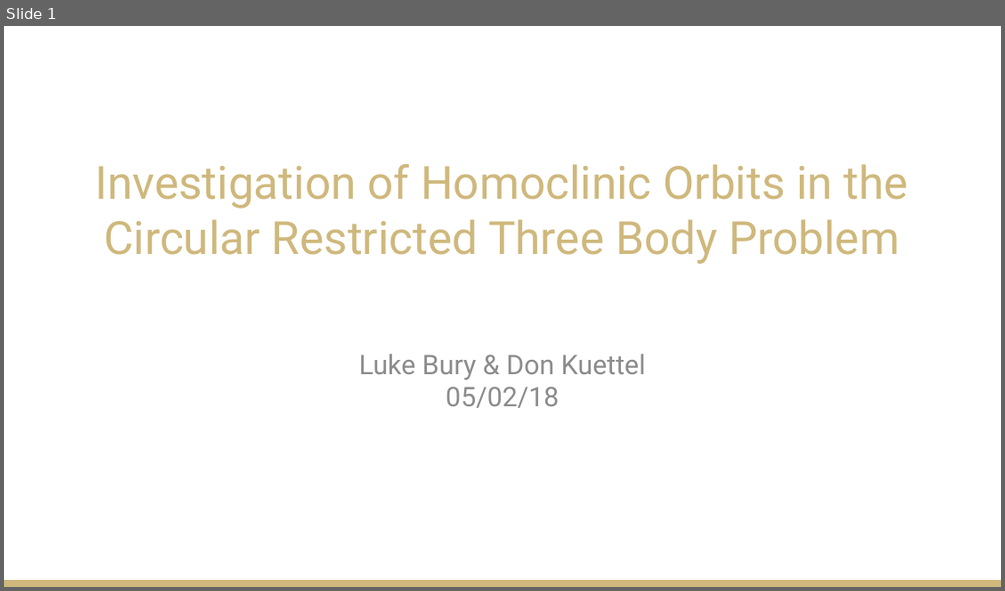
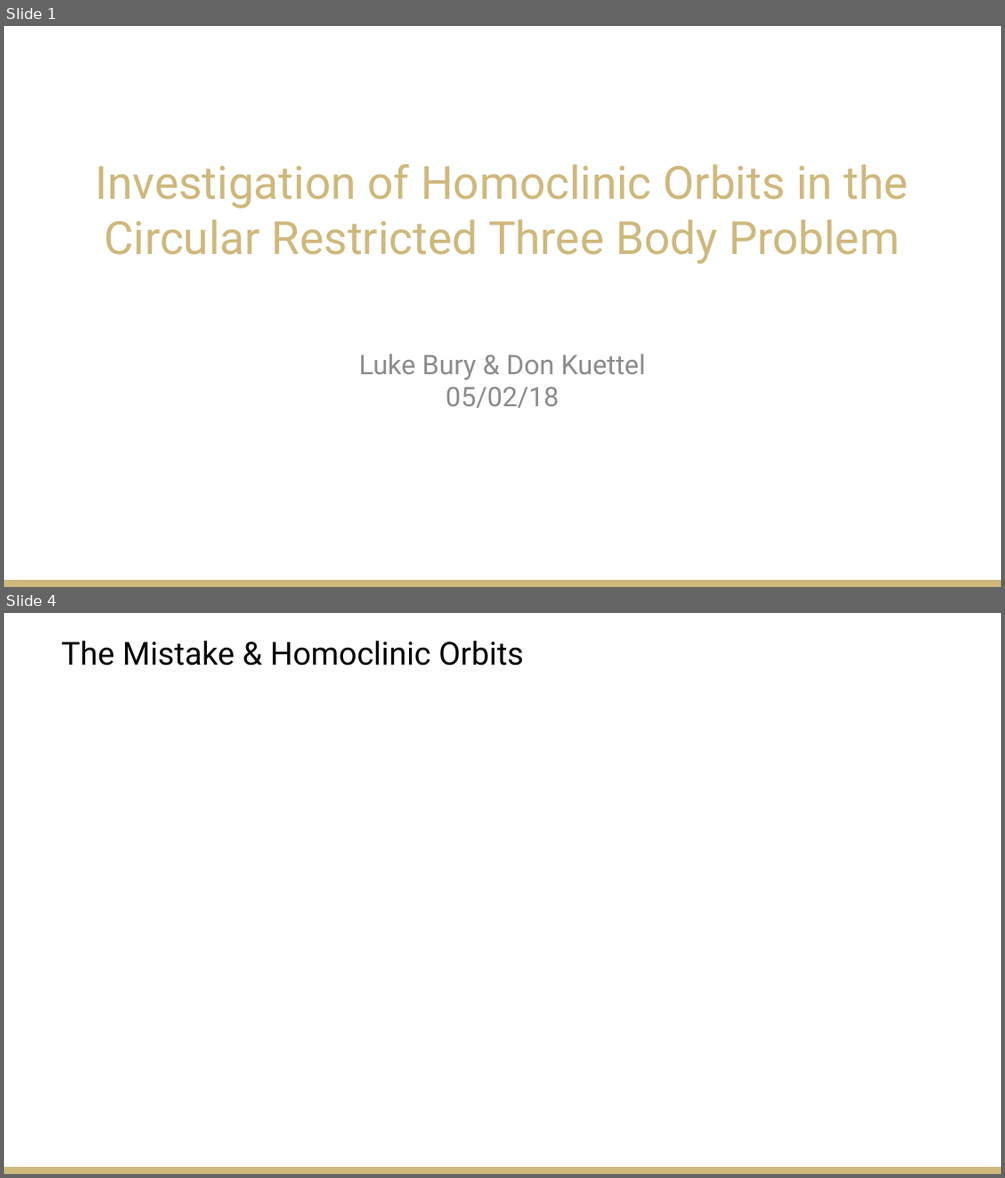
Before and after one commit to LukeBury/appm5460_proposal, a slide deck: Presentation/FinalPresentation_APPM5460_LBDK.pptx. Shown one above the other, each under a label of ours: slide 1 before the commit, slides 1 and 4 after it; the slides between them are not shown. The pictures are 1005x591 and 1005x1178 pixels, drawn with LibreOffice and Linux fonts; fonts in the diff are those of the drawing; background and template pictures are left out. Boxes give left, top, right and bottom in pixels: in the first picture for what was removed or moved away, otherwise in the second. Text is boxed around its words. In the diff, an @@ line names an element or a change of style, - is before the commit and + after.

```diff
--- a/Presentation/FinalPresentation_APPM5460_LBDK.pptx
+++ b/Presentation/FinalPresentation_APPM5460_LBDK.pptx
@@ slide 4 added at box(4, 613, 1001, 1174), background #FFFFFF; not listed: 1 template element that a slide beside it also shows @@
@@ title added at box(61, 641, 523, 666), 30.6 pt, text #000000 @@
+The Mistake & Homoclinic Orbits
```
Also in this commit, not shown: 9 other slides added, 1 slide removed.
